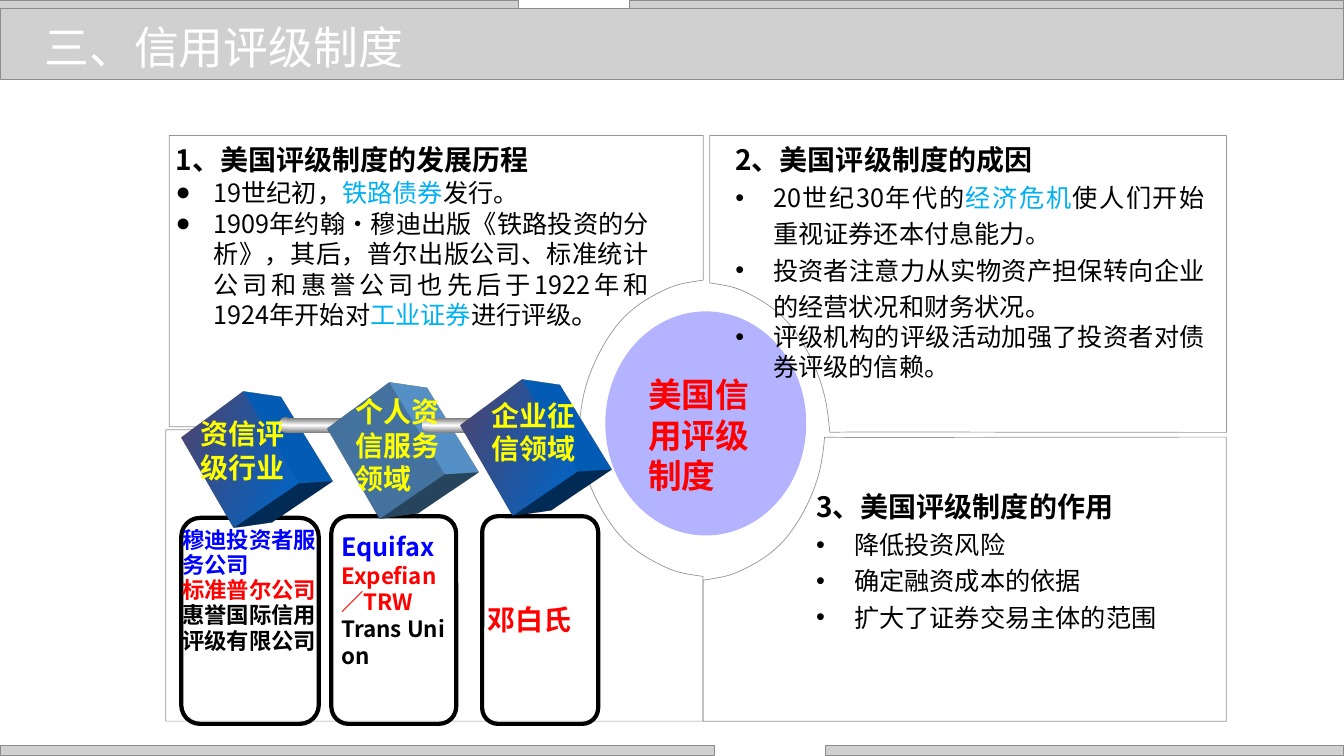
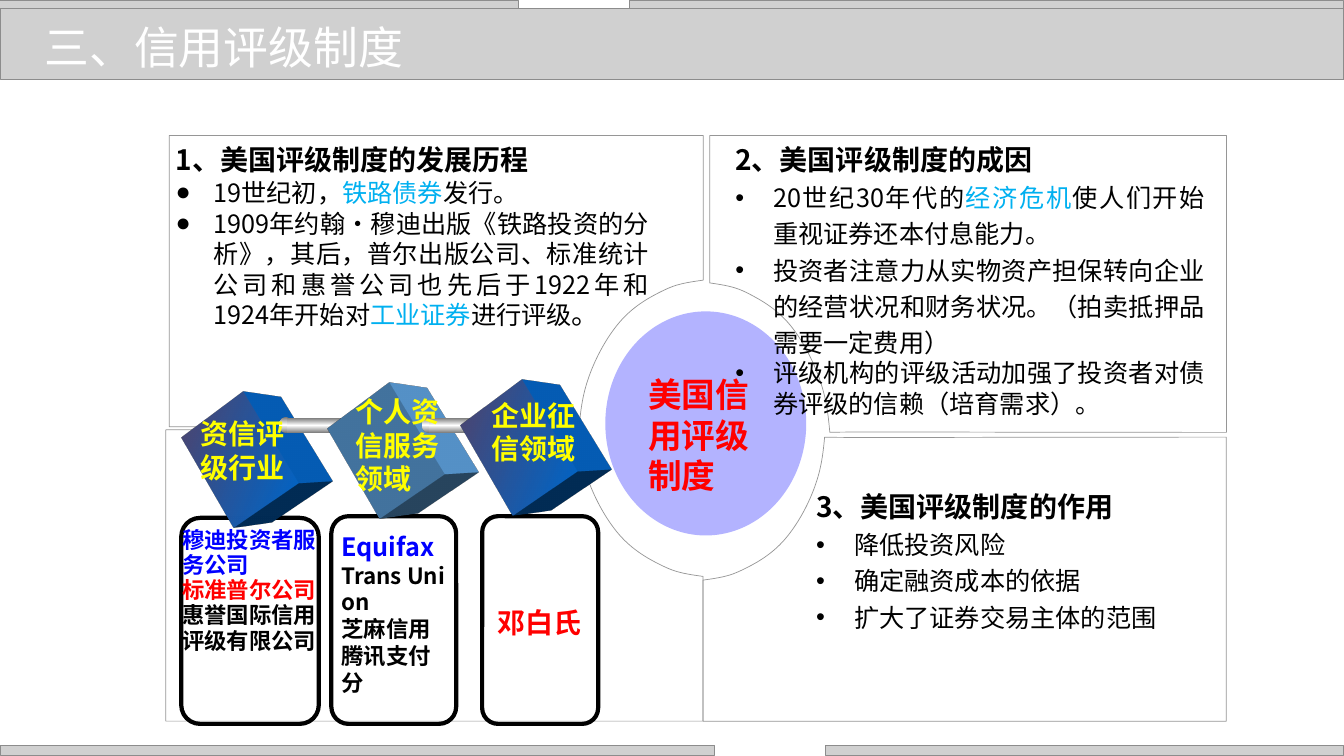
Before and after one commit to zhangjianzhang/internet_credit, a slide deck: slide 13 of files/slides/lecture_4.pptx. Drawn at 1344x756 pixels with LibreOffice and Linux fonts; fonts in the diff are those of the drawing; grey boxes stand for pictures; background and template pictures are left out. Boxes give left, top, right and bottom in pixels: in the first picture for what was removed or moved away, otherwise in the second. Text is boxed around its words. In the diff, an @@ line names an element or a change of style, - is before the commit and + after.

```diff
--- a/files/slides/lecture_4.pptx
+++ b/files/slides/lecture_4.pptx
@@ text at bbox=[773, 258, 1205, 419]: text changed @@
-• 投资者注意力从实物资产担保转向企业的经营状况和财务状况。
-• 评级机构的评级活动加强了投资者对债券评级的信赖。
+• 投资者注意力从实物资产担保转向企业的经营状况和财务状况。（拍卖抵押品需要一定费用）
+• 评级机构的评级活动加强了投资者对债券评级的信赖（培育需求）。
@@ text at bbox=[341, 561, 436, 612]: paragraph removed @@
-Expefian／TRW
@@ text "邓白氏": place and size @@
-text "邓白氏" at bbox=[488, 606, 572, 633]
+text "邓白氏" at bbox=[497, 609, 581, 636]
@@ text at bbox=[341, 618, 430, 693]: paragraphs added @@
+芝麻信用
+腾讯支付分
```
Also in this commit, not shown: 20 other slides changed, 5 other files.
